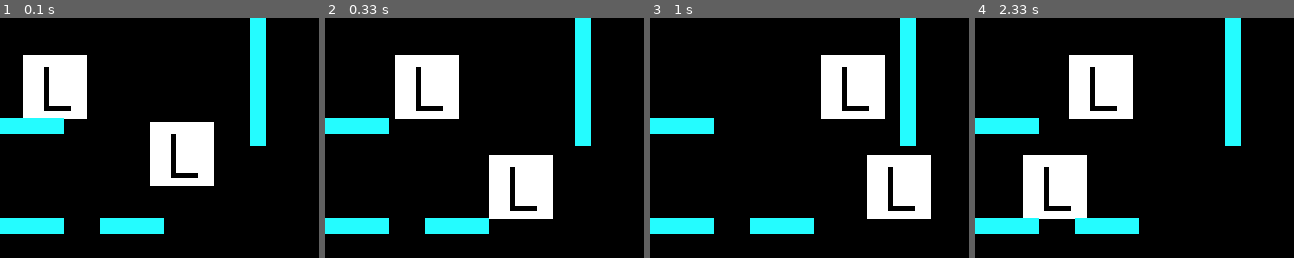
Above: before the commit, frames 1-4 (left to right).
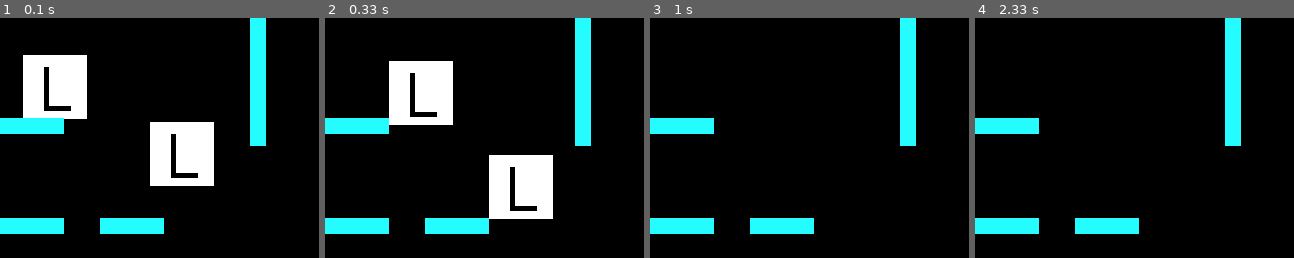
Above: after the commit, the same moments.

Repository: tmakowski/lemmings
Game: pygame game, started from pygame_test.py
The game is run twice, just before and just after one commit, with the same random seed, the same clock (stepped at 60 frames per second) and the same inputs.
Inputs:
- Up to frame 1 (0.1 s): no input
- Up to frame 2 (0.33 s): no input
- Up to frame 3 (1 s): no input
- Up to frame 4 (2.33 s): no input

Frame 1 is identical in both runs. In frame 2, 2.8% of the frame differs, in the area x 20-43%, y 15-45%; in frame 3, 9.8%, in the area x 53-89%, y 15-84%; in frame 4, 9.8%.

Commit message:
improved falling, code improvement and commenting

Diff:
--- a/classes/lemmings.py
+++ b/classes/lemmings.py
@@ -1,16 +1,20 @@
 """
 File containing classes for all lemming types. That is:
     - lemming
-
+To keep in mind: the lemmings' graphics should be 1px smaller than the image canvas. Eg. 9x9 px lemming on 10x10 px image
 """
 import pygame
+
+BLOCK_SIZE = 1
 
 
 class Lemming:
     """
     This class is going to represent each lemming.
     """
-    def __init__(self, position_x, position_y, direction_x=None, direction_y=None):
+    #global BLOCK_SIZE
+
+    def __init__(self, position_x, position_y):
         """
         Creates new lemming at (x, y)
         """
@@ -21,36 +25,35 @@
         self.rect = self.image.get_rect(x=position_x, y=position_y)
 
         # Setting movement direction for the lemming
-        # if direction_x is None and direction_y is None:
         self.dirX = 0
         self.dirY = 1
-        #
-        #else
-        #    self.dirX = direction_x
 
         # Fall counter
         self.fall = 0
+
+        # Death flag
         self.dead = 0
 
     def __del__(self):
+        # Deleting all lemming's parameters
         del self.image
         del self.rect
         del self.dirX
         del self.dirY
         del self.fall
+        # The sad news:
         self.dead = 1
-        # self.image = None
-        # self.rect = None
-        # self.dirX = None
-        # self.dirY = None
-        # self.fall = None
         return None
 
     def move(self):
-        # sprawdzić, czy natrafi na ścianę
-        self.rect.x += self.dirX
+        # Importing the information about block sze
+        global BLOCK_SIZE
 
-        self.rect.y += self.dirY
+        # Moving the lemming in it is current X-axis direction by the block size
+        self.rect.x += self.dirX*BLOCK_SIZE
+
+        # Moving the lemming down if it is falling and counting how many block it have fell down
+        self.rect.y += self.dirY*BLOCK_SIZE
         self.fall += self.dirY
         return self
 
@@ -59,28 +62,26 @@
         Checks if the lemming collided with any of the walls.
         If it did then it's X-axis movement direction gets changed.
         """
-        for wall in walls:
-            if self.rect.colliderect(wall.rect):
-                self.dirX *= -1
-                return self
+        if self.rect.collidelist(walls) != -1:
+            self.dirX *= -1
+        return self
 
     def collision_floors(self, floors):
         """
-        Checks if the lemming collides with any of the floor parts.
-        If it does then nothing happens and if it does not then it's begins to fall down.
+        Checks if the lemming collides with any of the floors in the list.
+        If it does then it's checked if it just hit the surface or not. If not - nothing happens.
         """
-        for floor in floors:
-            if self.rect.colliderect(floor.rect):
-                if self.fall > 60:
-                    self.__del__()
-                    return self
-                elif self.fall > 0:
-                    self.dirX = 1
-                    self.dirY = 0
-                    self.fall = 0
-                    return self
-                #
-                #    del self
+        if self.rect.collidelist(floors) != -1:
+            if self.fall > 60:
+                self.__del__()
+            elif self.fall > 0:
+                self.dirX = 1
+                self.dirY = 0
+                self.fall = 0
+        else:   # if the lemming does not collide with any of the floors
+            self.dirX = 0
+            self.dirY = 1
+        return self
 
 
 class LemmingStopper (Lemming):
--- a/pygame_test.py
+++ b/pygame_test.py
@@ -8,7 +8,7 @@
 black = 0, 0, 0
 screen = pygame.display.set_mode(size)
 
-lemmings = [Lemming(20, 20, direction_y=1), Lemming(150, 84, -1)]
+lemmings = [Lemming(20, 20), Lemming(150, 84)]
 walls = [Wall(250, 0), Wall(250, 64)]
 floors = [Floor(0, 200), Floor(100, 200), Floor(0, 200), Floor(0,100)]
 
@@ -21,25 +21,23 @@
 
     # Moving each lemming
     for lem in lemmings:
-        # if lem is None:
-        #     lemmings.remove(lem)
-        #     continue
-        lem.move()
         lem.collision_walls(walls)
         lem.collision_floors(floors)
 
         if lem.dead == 1:
             lemmings.remove(lem)
             break
+
+        ### To be removed:
         if lem.rect.left < 0 or lem.rect.right > width:
             lem.dirX *= -1
+        ######
+        lem.move()
 
     # Filling background
     screen.fill(black)
     # Drawing objects
     for obj in lemmings+walls+floors:
-        # if obj is None:
-        #     continue
         screen.blit(obj.image, obj.rect)
     # Changing display to show drawn objects
     pygame.display.flip()
Not shown, changed: README.md
